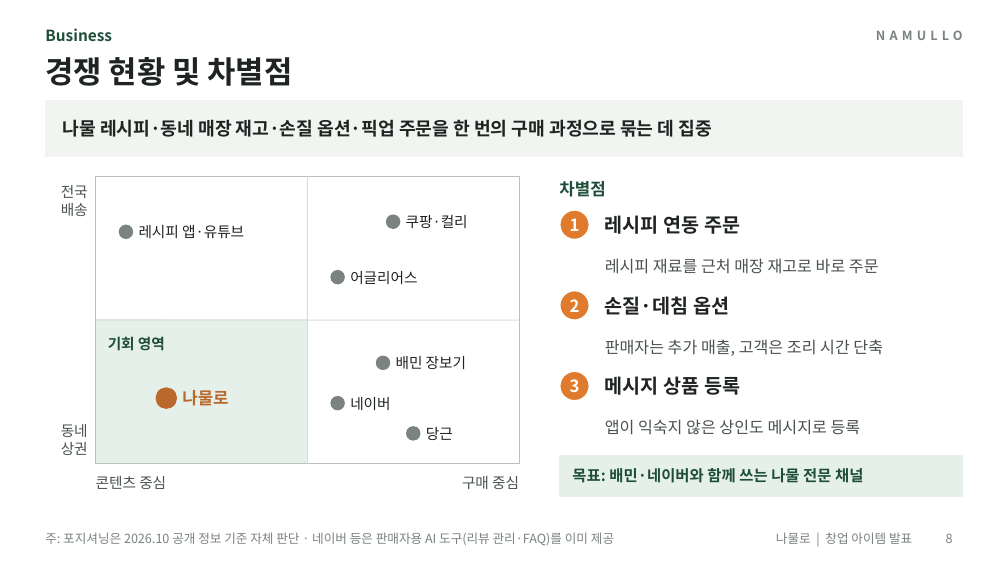
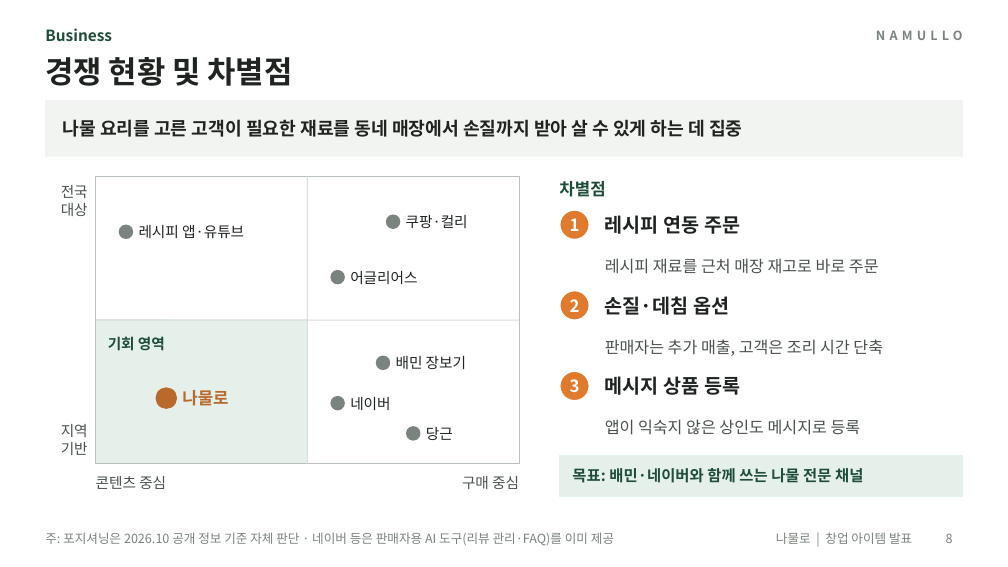
Before and after one commit to yonghoon7153-source/Yonghoon-DEM-DFT, a slide deck: slide 8 of namul-platform/02_발표자료_나물로.pptx. Drawn at 1008x567 pixels with LibreOffice and Linux fonts; fonts in the diff are those of the drawing. Boxes give left, top, right and bottom in pixels: in the first picture for what was removed or moved away, otherwise in the second. Text is boxed around its words. In the diff, an @@ line names an element or a change of style, - is before the commit and + after.

```diff
--- a/namul-platform/02_발표자료_나물로.pptx
+++ b/namul-platform/02_발표자료_나물로.pptx
@@ text at [63, 119, 742, 137]: text changed @@
-나물 레시피·동네 매장 재고·손질 옵션·픽업 주문을 한 번의 구매 과정으로 묶는 데 집중
+나물 요리를 고른 고객이 필요한 재료를 동네 매장에서 손질까지 받아 살 수 있게 하는 데 집중
@@ text at [61, 203, 88, 216]: text changed @@
-배송
+대상
@@ text at [61, 424, 88, 455]: text changed @@
-동네
-상권
+지역
+기반
```
Also in this commit, not shown: 10 other slides changed, 19 other files.
